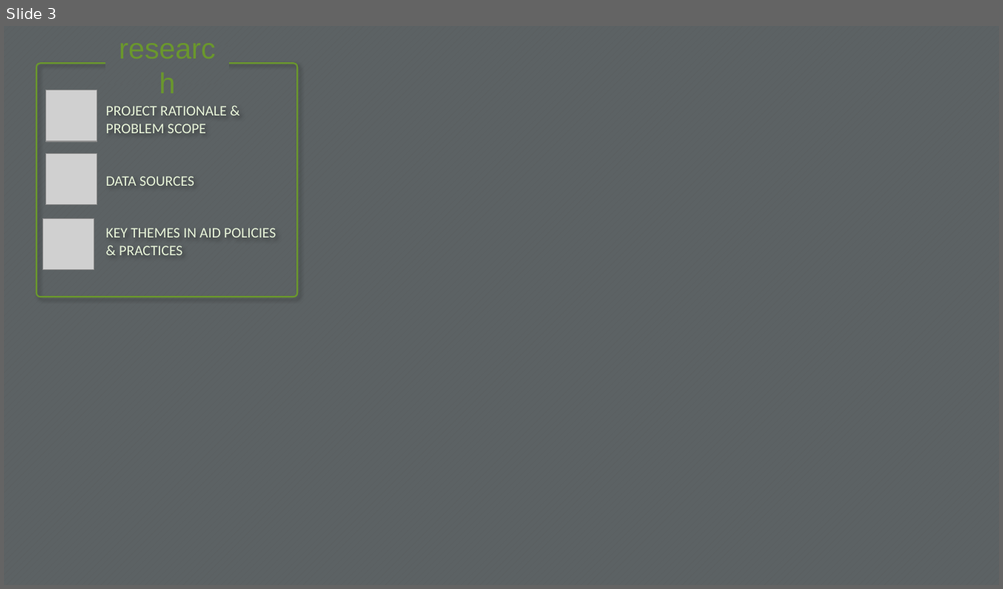
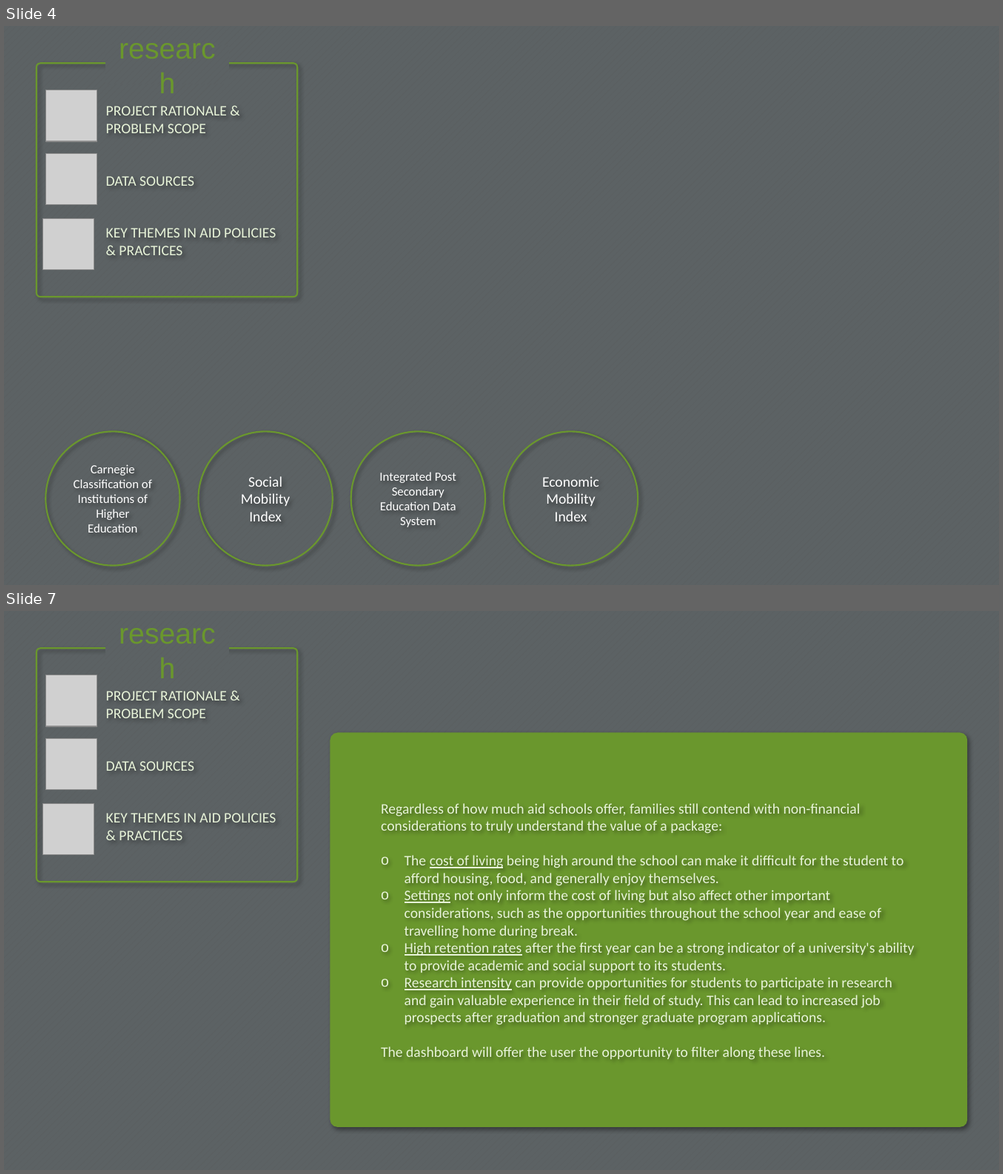
Before and after one commit to danimcadet/danic_capstone, a slide deck: finaid dashboard.pptx. Shown one above the other, each under a label of ours: slide 3 before the commit, slides 4 and 7 after it; the slides between them are not shown. The pictures are 1003x589 and 1003x1174 pixels, drawn with LibreOffice and Linux fonts; fonts in the diff are those of the drawing; grey boxes stand for pictures; background and template pictures are left out. Boxes give left, top, right and bottom in pixels: in the first picture for what was removed or moved away, otherwise in the second. Text is boxed around its words. In the diff, an @@ line names an element or a change of style, - is before the commit and + after.

```diff
--- a/finaid dashboard.pptx
+++ b/finaid dashboard.pptx
@@ slide 7 added at [4, 611, 999, 1170], background pattern #5B5C5D on #5C6264 @@
@@ rounded rectangle added at [36, 648, 297, 882], outline #6A972D 1.5 pt, 14 pt, text #E8F4D9 @@
+PROJECT RATIONALE & PROBLEM SCOPE
+DATA SOURCES
+KEY THEMES IN AID POLICIES & PRACTICES
@@ picture added at [45, 675, 97, 726] @@
@@ picture added at [45, 738, 97, 790] @@
@@ rounded rectangle added at [331, 733, 967, 1127], fill #6A972D, outline #6A972D 1.5 pt @@
@@ picture added at [42, 803, 94, 855] @@
@@ text added at [381, 803, 914, 1060], 14 pt, text #E8F4D9 @@
+Regardless of how much aid schools offer, families still contend with non-financial considerations to truly understand the value of a package:
+o The cost of living being high around the school can make it difficult for the student to afford housing, food, and generally enjoy themselves.
+o Settings not only inform the cost of living but also affect other important considerations, such as the opportunities throughout the school year and ease of travelling home during break.
+o High retention rates after the first year can be a strong indicator of a university's ability to provide academic and social support to its students.
+o Research intensity can provide opportunities for students to participate in research and gain valuable experience in their field of study. This can lead to increased job prospects after graduation and stronger graduate program applications.
+The dashboard will offer the user the opportunity to filter along these lines.
@@ text added at [404, 977, 458, 991], 28 pt, text #6A972D @@
+research
@@ what was slide 3 is now slide 4 @@
@@ slide 4 changed as well @@
@@ ellipse added at [45, 432, 180, 566], outline #6A972D 1.5 pt, 12 pt, text #FFFFFF @@
+Carnegie Classification of Institutions of Higher Education
@@ ellipse added at [198, 432, 333, 566], outline #6A972D 1.5 pt, 14 pt, text #FFFFFF @@
+Social Mobility Index
@@ ellipse added at [351, 432, 485, 566], outline #6A972D 1.5 pt, 12 pt, text #FFFFFF @@
+Integrated Post Secondary Education Data System
@@ ellipse added at [504, 432, 638, 566], outline #6A972D 1.5 pt, 14 pt, text #FFFFFF @@
+Economic Mobility Index
```
Also in this commit, not shown: 5 other slides changed, 3 other slides added, 2 slides removed, 5 other files.
